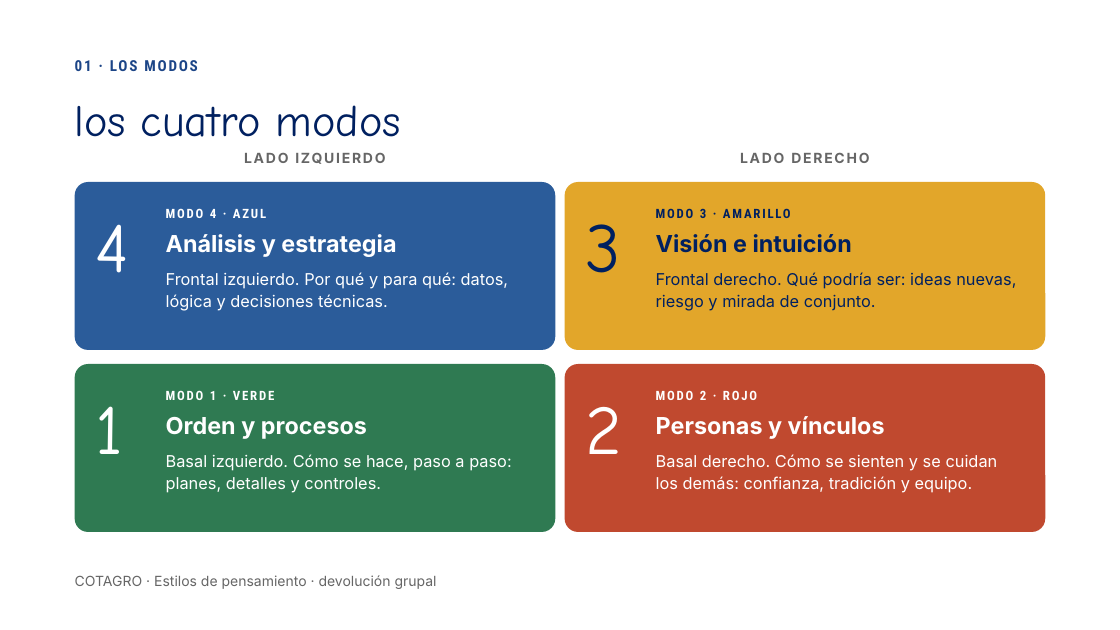
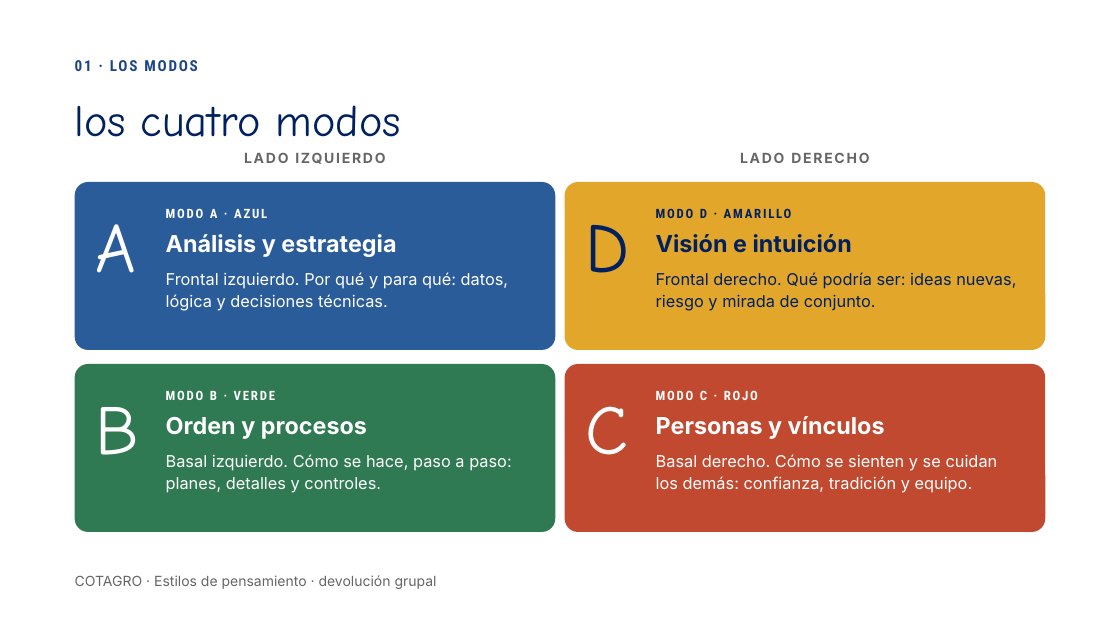
Before and after one commit to ferpreu-ai/49981083, a slide deck: slide 3 of Estilos_de_pensamiento.pptx. Drawn at 1120x630 pixels with LibreOffice and Linux fonts; fonts in the diff are those of the drawing. Boxes give left, top, right and bottom in pixels: in the first picture for what was removed or moved away, otherwise in the second. Text is boxed around its words. In the diff, an @@ line names an element or a change of style, - is before the commit and + after.

```diff
--- a/Estilos_de_pensamiento.pptx
+++ b/Estilos_de_pensamiento.pptx
@@ text at [166, 208, 267, 218]: text changed @@
-MODO 4 · AZUL
+MODO A · AZUL
@@ text at [677, 209, 684, 218]: text changed @@
-MODO 3 · AMARILLO
+MODO D · AMARILLO
@@ text at [96, 224, 137, 273]: text changed @@
-4
+A
@@ text at [586, 225, 630, 273]: text changed @@
-3
+D
@@ text at [96, 407, 139, 455]: text changed @@
-1
+B
@@ text at [166, 390, 275, 400]: text changed @@
-MODO 1 · VERDE
+MODO B · VERDE
@@ text at [586, 406, 629, 455]: text changed @@
-2
+C
@@ text at [656, 390, 758, 400]: text changed @@
-MODO 2 · ROJO
+MODO C · ROJO
```
Also in this commit, not shown: 9 other slides changed.
